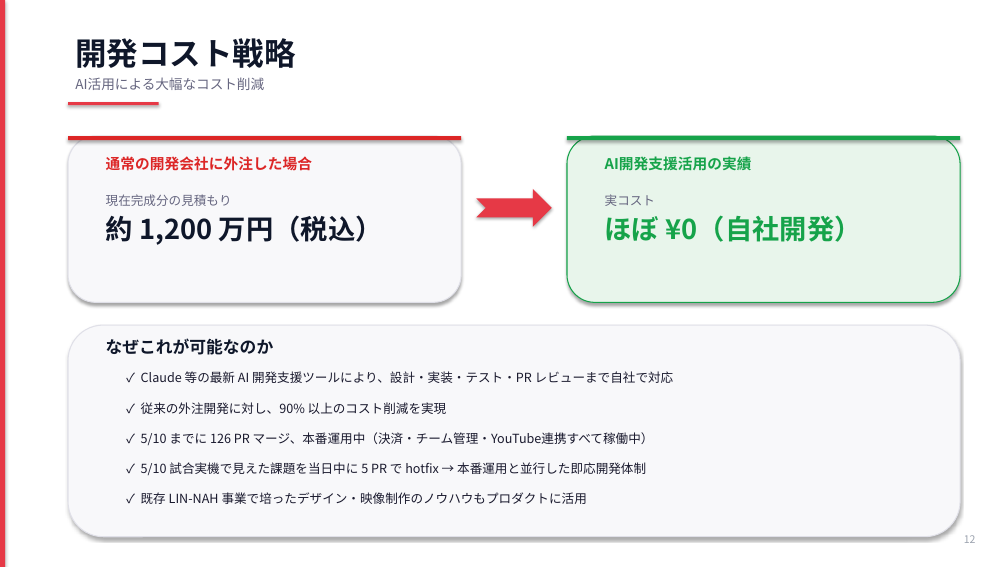
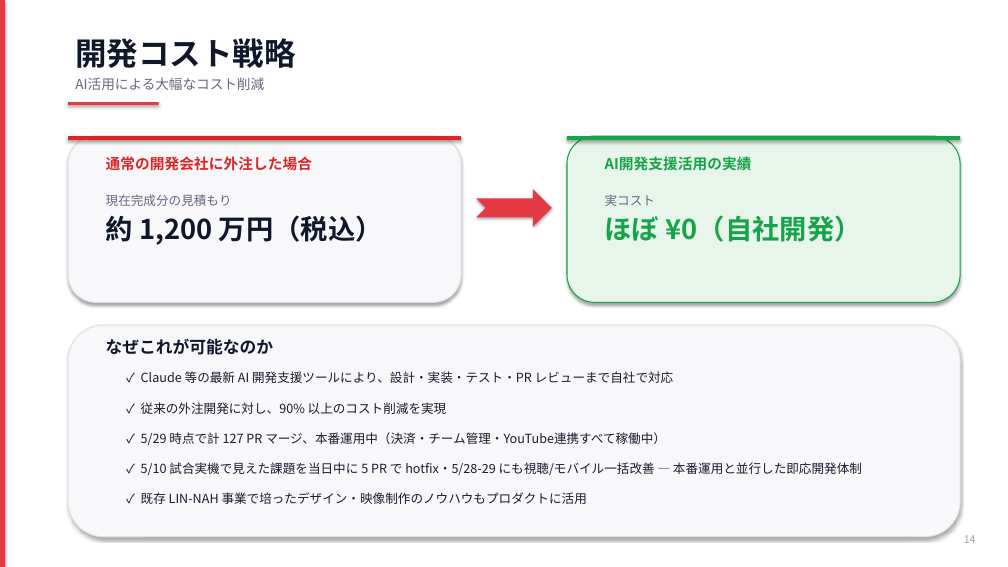
Before and after one commit to LIN-NAH-Yuki-Harada/sports-streaming-app, a slide deck: slide 14 of docs/LIVE_SPOtCH_事業計画書.pptx (slide 12 before the commit). Drawn at 1008x567 pixels with LibreOffice and Linux fonts; fonts in the diff are those of the drawing. Boxes give left, top, right and bottom in pixels: in the first picture for what was removed or moved away, otherwise in the second. Text is boxed around its words. In the diff, an @@ line names an element or a change of style, - is before the commit and + after.

```diff
--- a/docs/LIVE_SPOtCH_事業計画書.pptx
+++ b/docs/LIVE_SPOtCH_事業計画書.pptx
@@ text at [141,432,666,445]: text changed @@
-✓ 5/10 までに 126 PR マージ、本番運用中（決済・チーム管理・YouTube連携すべて稼働中）
+✓ 5/29 時点で計 127 PR マージ、本番運用中（決済・チーム管理・YouTube連携すべて稼働中）
@@ text at [141,462,862,476]: text changed @@
-✓ 5/10 試合実機で見えた課題を当日中に 5 PR で hotfix → 本番運用と並行した即応開発体制
+✓ 5/10 試合実機で見えた課題を当日中に 5 PR で hotfix・5/28-29 にも視聴/モバイル一括改善 — 本番運用と並行した即応開発体制
@@ text at [964,535,976,543]: text changed @@
-12
+14
```
Also in this commit, not shown: 8 other slides changed, 2 slides added, 5 other files.
